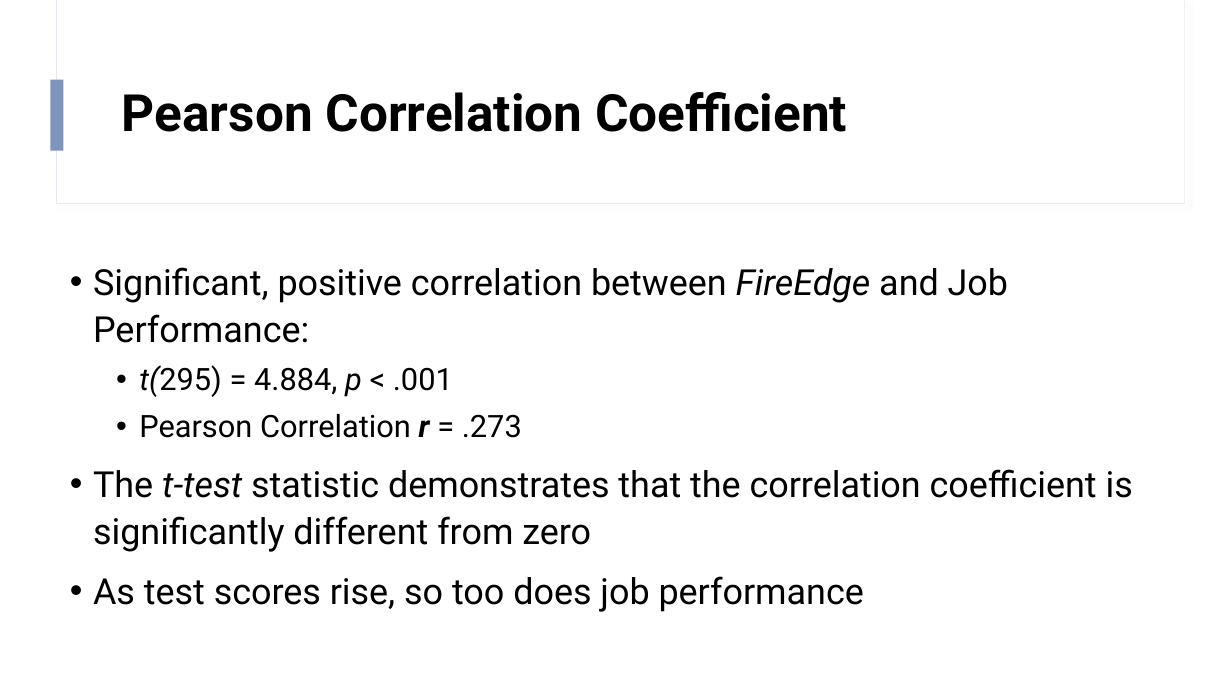
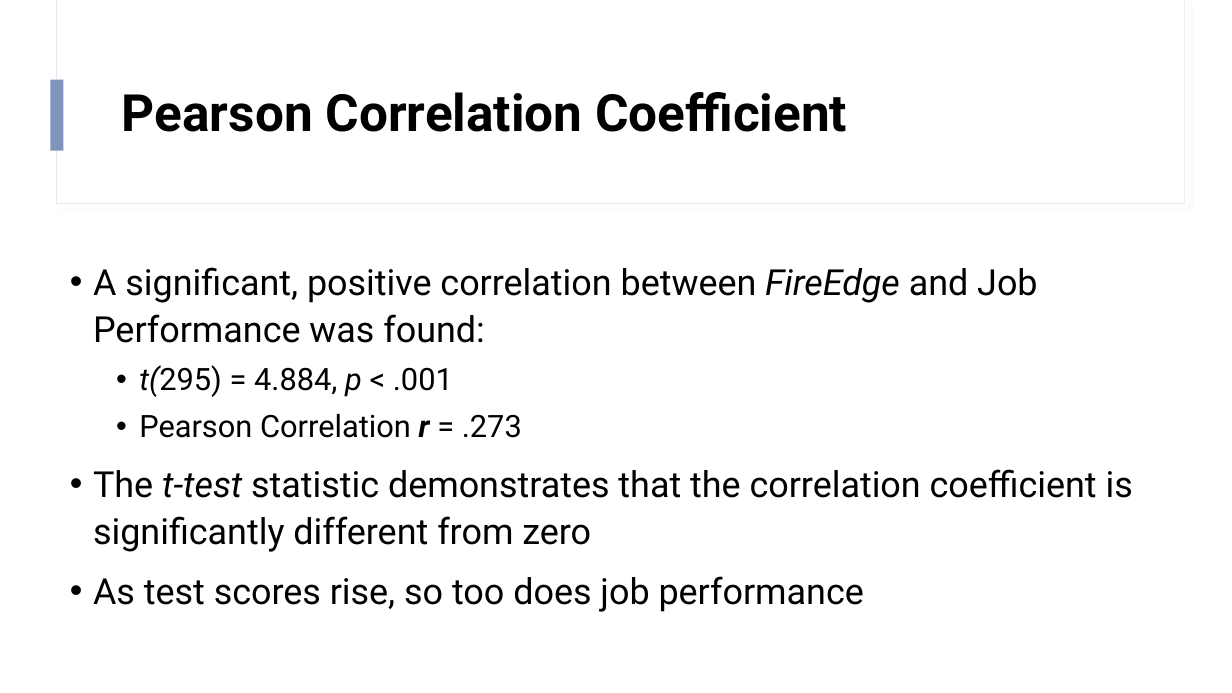
Before and after one commit to SzarR/FireEdge, a slide deck: slide 6 of FireEdge.pptx (slide 7 before the commit). Drawn at 1232x693 pixels with LibreOffice and Linux fonts; fonts in the diff are those of the drawing. Boxes give left, top, right and bottom in pixels: in the first picture for what was removed or moved away, otherwise in the second. Text is boxed around its words. In the diff, an @@ line names an element or a change of style, - is before the commit and + after.

```diff
--- a/FireEdge.pptx
+++ b/FireEdge.pptx
@@ text at [93,267,1037,343]: text changed @@
-• Significant, positive correlation between FireEdge and Job Performance:
+• A significant, positive correlation between FireEdge and Job Performance was found:
```
Also in this commit, not shown: 5 other slides changed, 4 other files.
